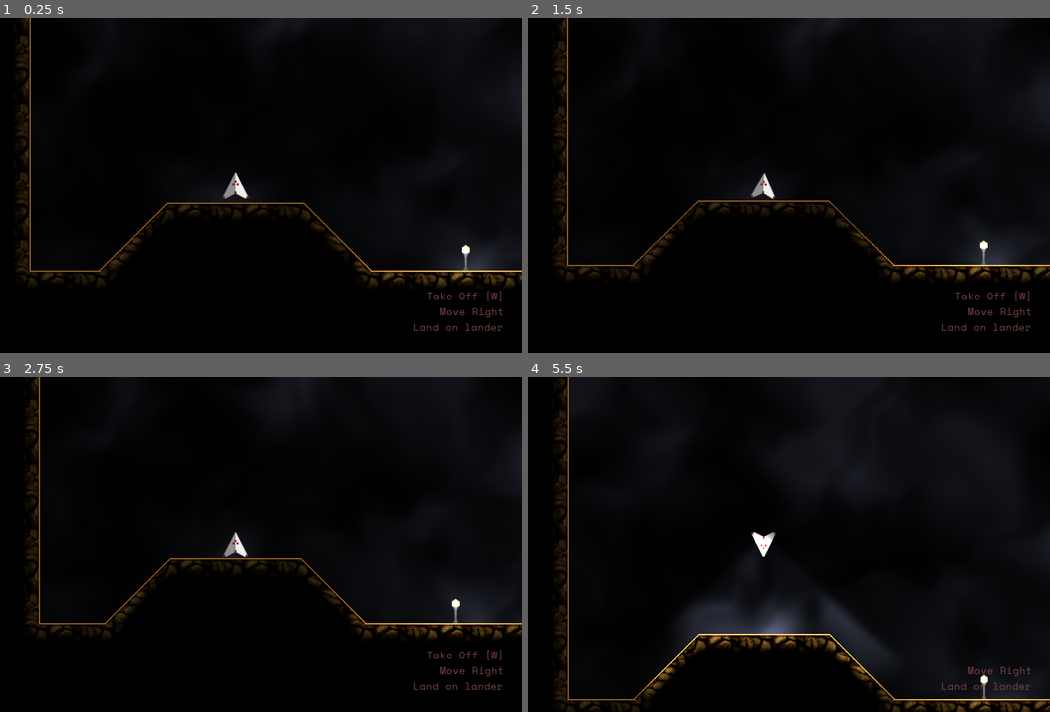
Above: before the commit, frames 1-4 (two rows, left to right).
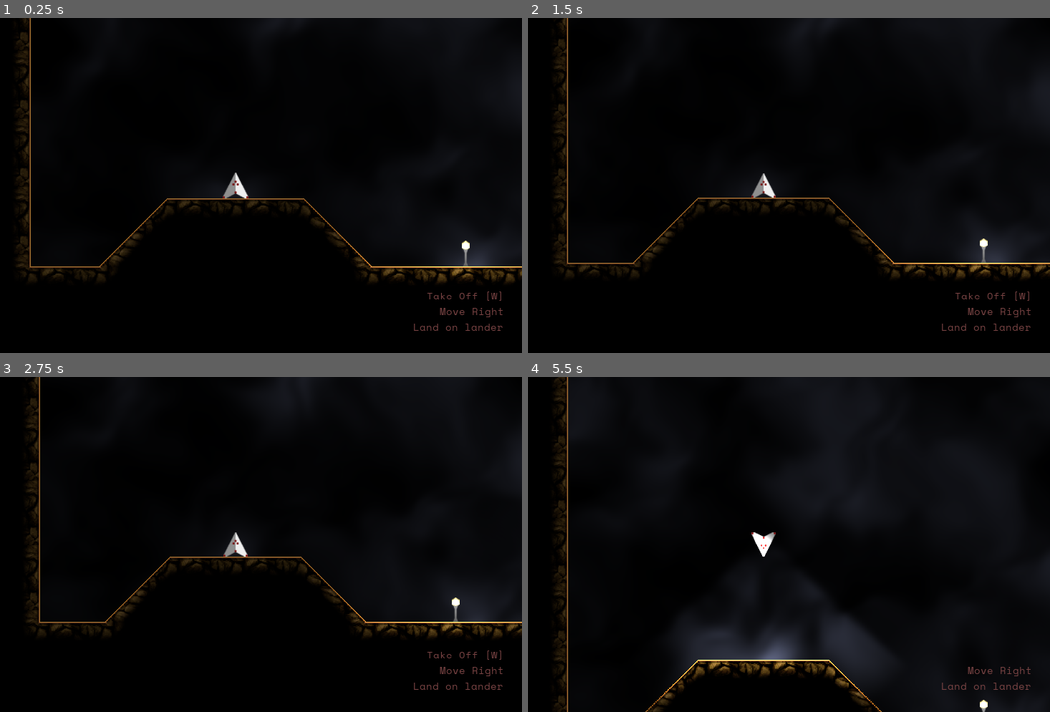
Above: after the commit, the same moments.

Repository: maximinus/scheme7
Game: Godot game, scene res://scenes/Levels/tutorial_levels/tutorial_2/tutorial_2.tscn
The game is run twice, just before and just after one commit, with the same random seed, the same clock (stepped at 60 frames per second) and the same inputs. This scene is started directly instead of the project's main scene. Sound files missing from this copy of the repository are replaced by a short silence.
Inputs:
- Up to frame 1 (0.25 s): no input
- Up to frame 2 (1.5 s): tap Enter (Enter) at 0.5, 0.6 s; hold D (RightTurn) 0.53-1.28 s; hold M (download) from 1.28 s (still down); tap Space (FireLaser) at 1.35 s
- Up to frame 3 (2.75 s): release M (download) at 2.03 s; hold D (RightTurn) from 2.03 s (still down); tap K (FullBeam) at 2.1 s
- Up to frame 4 (5.5 s): tap Space (FireLaser) at 2.75, 4.35 s; release D (RightTurn) at 2.78 s; hold W (Thrust) 2.78-3.53 s; tap L (Lights) at 2.85 s; hold A (LeftTurn) 3.53-5.03 s; tap Enter (Enter) at 3.6 s; hold M (download) from 5.03 s (still down); tap K (FullBeam) at 5.1 s

The runs differ from the first frame. In frame 1, 2.6% of the frame differs, in the area x 3-100%, y 0-81%; in frame 2, 2.0%; in frame 3, 1.5%; in frame 4, 7.5%, in the area x 5-100%, y 0-100%.

Commit message:
Added objectives for 2nd tutorial level

Diff:
--- a/Scheme7/code/ship/ship.gd
+++ b/Scheme7/code/ship/ship.gd
@@ -34,9 +34,9 @@
 	pass
 
 func reset() -> void:
-	last_force = Vector2(0.0, 0.0)
 	rocket.reset()
 	battery.reset()
 	shield.reset()
+	last_force = Vector2(0.0, 0.0)
 	position = Vector2(0.0, 0.0)
 	status = Status.new()
--- a/Scheme7/project.godot
+++ b/Scheme7/project.godot
@@ -99,7 +99,7 @@
 [application]
 
 config/name="Scheme7"
-run/main_scene="res://scenes/World.tscn"
+run/main_scene="res://scenes/Interface/Dialog/Dialog.tscn"
 config/icon="res://icon.png"
 
 [autoload]
--- a/Scheme7/scenes/Interface/Dialog/Dialog.gd
+++ b/Scheme7/scenes/Interface/Dialog/Dialog.gd
@@ -19,6 +19,8 @@
 	Scenes.addScene('res://scenes/SceneTransitions/Static/Static.tscn')
 	# then back to here
 	Scenes.addScene('res://scenes/Interface/Dialog/Dialog.tscn')
+	Scenes.addScene('res://scenes/SceneTransitions/Static/Static.tscn')
+	Scenes.addScene('res://scenes/Levels/tutorial_levels/tutorial_1/tutorial_2.tscn')
 	index = 0
 	dialogs = Dialog.getDialog()
 	displayDialog()
--- a/Scheme7/scenes/Levels/tutorial_levels/tutorial_1/tutorial_1.gd
+++ b/Scheme7/scenes/Levels/tutorial_levels/tutorial_1/tutorial_1.gd
@@ -53,7 +53,3 @@
 	['Turn on surround lights [L]',	funcref(self, 'checkLightCircle')],
 	['Turn on headlights [K]',		funcref(self, 'checkHeadlightOn')]
 ]
-
-func _on_Objectives_mission_complete():
-	$CanvasLayer/MissionComplete.show()
-	$CanvasLayer/MissionComplete.playAnim()
--- a/Scheme7/scenes/Levels/tutorial_levels/tutorial_2/tutorial_2.gd
+++ b/Scheme7/scenes/Levels/tutorial_levels/tutorial_2/tutorial_2.gd
@@ -1,11 +1,18 @@
 extends Node2D
 
 var index: int
+var player_start: Vector2
+var ship_landed: bool
 
 func _ready():
 	$Player.processing = true
 	index = 0
+	player_start = $Player.position
+	ship_landed = false
+	$Player.connect('ship_landed', self, 'shipLanded')
 	setupObjectives()
+	# setup should be from dialog
+	Globals.ship.status.landed = true
 
 func setupObjectives():
 	var texts = []
@@ -31,23 +38,26 @@
 # So first the code to check each objective
 # each of these returns a bool
 func takeOff() -> bool:
-	# vertical speed above some value
-	if Globals.ship.battery.status != BatteryCharge.LIGHT_STATUS.Off:
+	# vertical speed above some value, and not landed
+	if Globals.ship.status.landed == true:
+		return false
+	if $Player.velocity.y < -50.0:
 		return true
 	return false
 
 func moveRight() -> bool:
 	# position has changed by some value
-	if Globals.ship.battery.status == BatteryCharge.LIGHT_STATUS.Circle:
+	# we need to compare with the starting value
+	var distance: float = $Player.position.x - player_start.x
+	if distance > 300.0:
 		return true
 	return false
 
+func shipLanded():
+	ship_landed = true
+
 func landOnLander() -> bool:
-	# correct landed signal triggered somewhere
-	if Globals.ship.battery.status != BatteryCharge.LIGHT_STATUS.Off:
-		if Globals.ship.battery.fullbeam == true:
-			return true
-	return false
+	return ship_landed
 
 # finally, we need dump the results out here into an array
 # the second entry to the array is the function that checks
--- a/Scheme7/scenes/Levels/tutorial_levels/tutorial_2/tutorial_2.tscn
+++ b/Scheme7/scenes/Levels/tutorial_levels/tutorial_2/tutorial_2.tscn
@@ -113,7 +113,7 @@
 direction = 0
 
 [node name="Player" parent="." instance=ExtResource( 2 )]
-position = Vector2( 512, 416 )
+position = Vector2( 512, 423.95 )
 
 [node name="Camera2D" type="Camera2D" parent="Player"]
 current = true
@@ -126,3 +126,4 @@
 [node name="CanvasModulate" type="CanvasModulate" parent="."]
 visible = false
 color = Color( 0.262745, 0.278431, 0.435294, 1 )
+[connection signal="mission_complete" from="CanvasLayer/Objectives" to="." method="_on_Objectives_mission_complete"]
